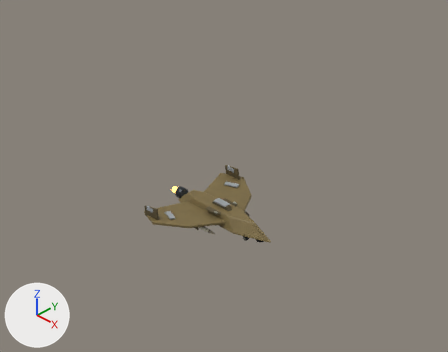
What one commit did to the Blender file assets/source/blender/unit.IR.fighter.blend.
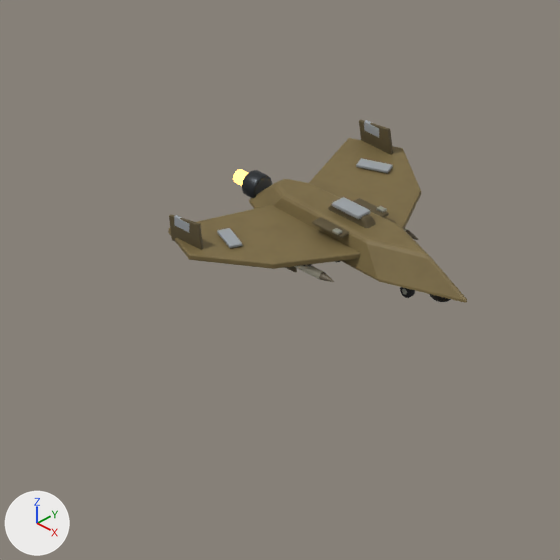
There are two pictures of each version: one from the file's camera 'fc_camera', one close up on the part from 16% to 69% of the width and 32% to 100% of the height. Arrows for +X, +Y and +Z are at lower left; the lights stay in place. The older version's two pictures come first.

In view in the first close-up: 'body', 'wing', 'winglet_-1', 'winglet_1', 'winglet_team_-1', 'winglet_team_1' and 16 more.
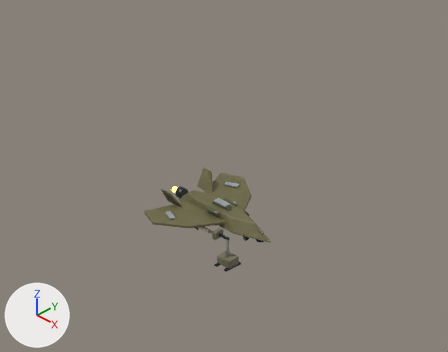
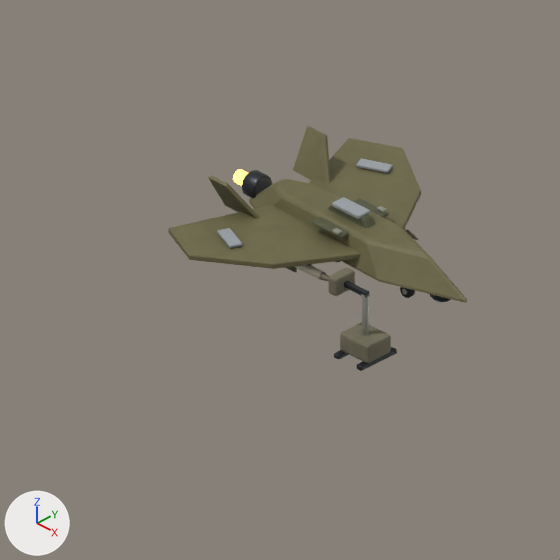
Boxes [x1, y1, x2, y2] around the edits, measured in the close-ups (560 x 560 px):
'tail_1', added (yellow)
    after: [293, 126, 331, 183]
'armed_service_case', added
    after: [340, 322, 391, 363]
'tail_-1', added
    after: [208, 175, 260, 219]
'winglet_-1', deleted
    before: [169, 215, 203, 249]
'winglet_1', deleted
    before: [359, 120, 393, 154]
'armed_service_shade', added
    after: [328, 268, 355, 296]
'armed_service_mast', added
    after: [362, 294, 369, 335]
'armed_service_foot_1', added
    after: [357, 347, 397, 371]
'armed_service_link', added
    after: [344, 281, 369, 298]
'winglet_team_1', deleted
    before: [364, 120, 379, 138]
'winglet_team_-1', deleted
    before: [174, 215, 189, 232]
'armed_service_foot_-1', added
    after: [334, 350, 349, 359]

The change, as a list of edits to the scene's bpy script:
```text
Add mat_ar_primer:
    mat_ar_primer = bpy.data.materials.new('ar_primer')
    # nodes: BsdfPrincipled, Group, OutputMaterial
    # colours: dark yellow #74705b
Add me_tail__1:
    me_tail__1.from_pydata([(-0.64, -0.01, 0.26), (-0.39, -0.01, 0.25), (-0.53, -0.01, 0.48), (-0.65, -0.01, 0.48), (-0.64, 0.01, 0.26), (-0.39, 0.01, 0.25), (-0.53, 0.01, 0.48), (-0.65, 0.01, 0.48)], [], [(3, 0, 1, 2), (4, 7, 6, 5), (0, 4, 5, 1), (1, 5, 6, 2), (2, 6, 7, 3), (3, 7, 4, 0)])
    me_tail__1.materials.append(mat_ir_paint)
Remove ob_winglet_1:
    ob_winglet_1 = bpy.data.objects.new('winglet_1', me_winglet_1)
Remove ob_winglet_team_1:
    ob_winglet_team_1 = bpy.data.objects.new('winglet_team_1', me_winglet_team_1)
Remove ob_winglet__1:
    ob_winglet__1 = bpy.data.objects.new('winglet_-1', me_winglet__1)
Remove ob_winglet_team__1:
    ob_winglet_team__1 = bpy.data.objects.new('winglet_team_-1', me_winglet_team__1)
Add ob_armed_service_shade:
    ob_armed_service_shade = bpy.data.objects.new('armed_service_shade', me_armed_service_shade)  # a box spanning x -0.029..0.029, y -0.065..0.065, z -0.0475..0.0475; modifiers BEVEL
    ob_armed_service_shade.parent = ob_armed_service_head
    ob_armed_service_shade.location = (-0.02, 0.0, 0.0)
Add ob_armed_service_head:
    ob_armed_service_head = bpy.data.objects.new('armed_service_head', None)
    ob_armed_service_head.parent = ob_armed_service_arm
    ob_armed_service_head.location = (-0.138, 0.0, 0.0)
Add ob_armed_service_arm:
    ob_armed_service_arm = bpy.data.objects.new('armed_service_arm', None)
    ob_armed_service_arm.parent = ob_armed_service_fixture
    ob_armed_service_arm.location = (0.0, 0.0, 0.345)
Add ob_armed_service_fixture:
    ob_armed_service_fixture = bpy.data.objects.new('armed_service_fixture', None)
    ob_armed_service_fixture.parent = ob_root
    ob_armed_service_fixture.location = (0.56, -0.5, 0.0)
Add ob_armed_service_link:
    ob_armed_service_link = bpy.data.objects.new('armed_service_link', me_armed_service_link)  # a box spanning x -0.08..0.08, y -0.013..0.013, z -0.014..0.014; modifiers BEVEL
    ob_armed_service_link.parent = ob_armed_service_arm
    ob_armed_service_link.location = (-0.064, 0.0, 0.0)
Add ob_armed_service_mast:
    ob_armed_service_mast = bpy.data.objects.new('armed_service_mast', me_armed_service_mast)  # 20 vertices, 12 faces; spans x -0.016..0.016, y -0.017..0.017, z -0.115..0.115; modifiers BEVEL
    ob_armed_service_mast.parent = ob_armed_service_fixture
    ob_armed_service_mast.location = (0.0, 0.0, 0.23)
Add ob_armed_service_foot_1:
    ob_armed_service_foot_1 = bpy.data.objects.new('armed_service_foot_1', me_armed_service_foot_1)  # a box spanning x -0.018..0.018, y -0.12..0.12, z -0.012..0.012; modifiers BEVEL
    ob_armed_service_foot_1.parent = ob_armed_service_fixture
    ob_armed_service_foot_1.location = (0.075, 0.0, 0.022)
Add ob_armed_service_foot__1:
    ob_armed_service_foot__1 = bpy.data.objects.new('armed_service_foot_-1', me_armed_service_foot_1.copy())  # modifiers BEVEL
    ob_armed_service_foot__1.parent = ob_armed_service_fixture
    ob_armed_service_foot__1.location = (-0.075, 0.0, 0.022)
Add ob_armed_service_case:
    ob_armed_service_case = bpy.data.objects.new('armed_service_case', me_armed_service_case)  # a box spanning x -0.095..0.095, y -0.08..0.08, z -0.05..0.05; modifiers BEVEL
    ob_armed_service_case.parent = ob_armed_service_fixture
    ob_armed_service_case.location = (0.0, 0.0, 0.08)
Add ob_tail__1:
    ob_tail__1 = bpy.data.objects.new('tail_-1', me_tail__1)  # modifiers BEVEL
    ob_tail__1.parent = ob_airframe
    ob_tail__1.location = (0.0, -0.1, 0.0)
    ob_tail__1.rotation_euler = (0.5, 0.0, 0.0)  # degrees (29, 0, 0)
Add ob_tail_1:
    ob_tail_1 = bpy.data.objects.new('tail_1', me_tail__1.copy())  # modifiers BEVEL
    ob_tail_1.parent = ob_airframe
    ob_tail_1.location = (0.0, 0.1, 0.0)
    ob_tail_1.rotation_euler = (-0.5, 0.0, 0.0)  # degrees (-29, 0, 0)
```
